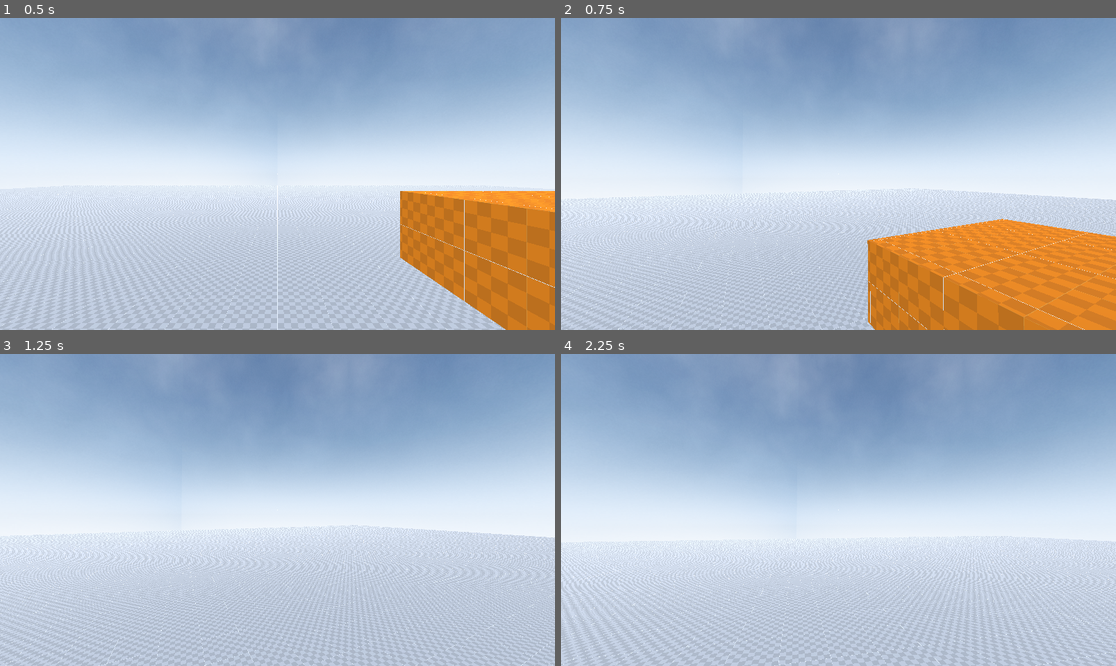
Above: before the commit, frames 1-4 (two rows, left to right).
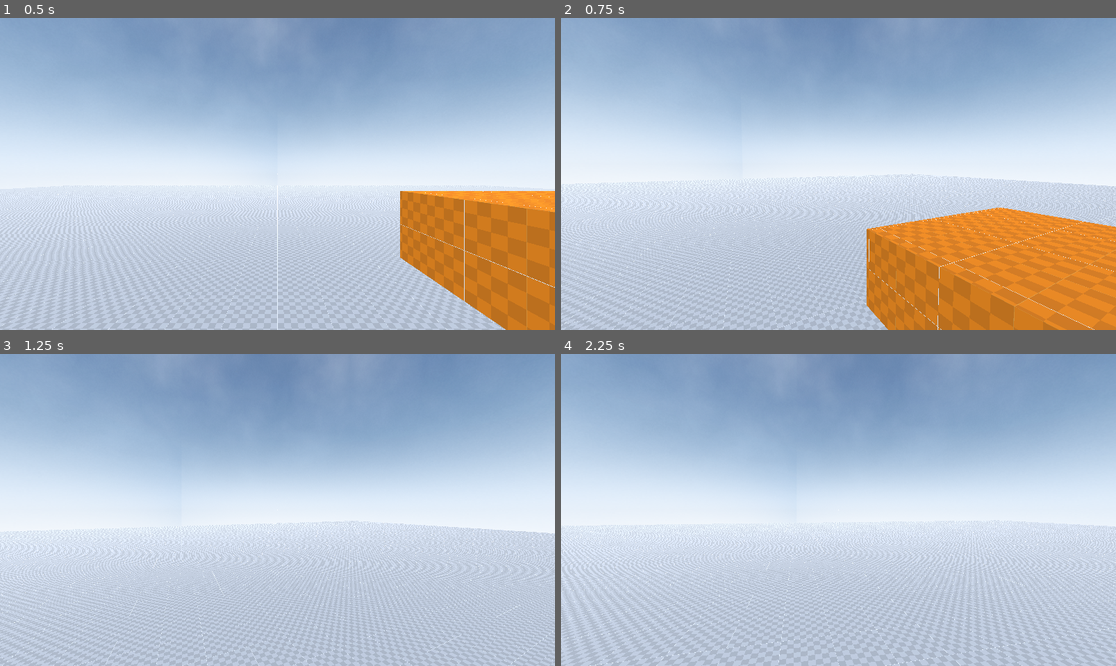
Above: after the commit, the same moments.

Repository: Emaleth/Anathema_old
Game: Godot game, scene res://world.tscn
Same seed, same stepped clock (60 frames per second), same inputs: the game is played once before the commit and once after it.
Inputs (mouse positions are in pixels of both pictures, inside the frame that each line leads up to):
- Up to frame 1 (0.5 s): no input
- Up to frame 2 (0.75 s): move the mouse to (866, 174) at 0.52 s; hold W (move_forward) from 0.53 s (still down); hold Space (jump) from 0.53 s (still down); click (866, 174) at 0.67 s
- Up to frame 3 (1.25 s): keep holding W (move_forward); keep holding Space (jump)
- Up to frame 4 (2.25 s): keep holding W (move_forward); move the mouse to (810, 510) at 1.27 s; release Space (jump) at 1.28 s; tap C (crouch) at 1.35 s; tap Space (jump) at 1.52, 1.55, 1.82 s; move the mouse to (849, 503) at 2.02 s; hold Space (jump) from 2.03 s (still down); click (849, 503) at 2.1 s

Frame 1 is identical in both runs. In frame 2, 12% of the frame differs, in the area x 0-100%, y 33-100%; in frame 3, 7.1%; in frame 4, 12%.

Commit message:
Changes to be committed: 	modified:   source/actors/player/player.gd 	modified:   source/actors/player/player.tscn

Diff:
--- a/source/actors/player/player.gd
+++ b/source/actors/player/player.gd
@@ -31,8 +31,10 @@
 @onready var footsteps_audio := $FootstepsAudio
 @onready var breathing_audio := $Head/BreathingAudio
 @onready var footstep_timer := $FootstepTimer
+@onready var animation_player := $AnimationPlayer
 
 var head_tilt := 0.0
+var head_tilt_degrees := 5.0
 
 func _ready():
 	Input.mouse_mode = Input.MOUSE_MODE_CAPTURED
@@ -49,6 +51,7 @@
 		crouching = false
 
 	if Input.is_action_pressed("jump") and is_on_floor():
+		animation_player.play("jump")
 		velocity.y = JUMP_VELOCITY
 
 	var input_dir = Input.get_vector("move_left", "move_right", "move_forward", "move_backward")
@@ -62,7 +65,7 @@
 
 	move_and_slide()
 
-	camera.rotation_degrees.z = lerp(camera.rotation_degrees.z, 5.0 * clamp(head_tilt, -1.0, 1.0), 0.1)
+	camera.rotation_degrees.z = lerp(camera.rotation_degrees.z, head_tilt_degrees * sign(head_tilt), 0.1)
 	head_tilt = 0.0
 
 	if crouching:
@@ -90,7 +93,6 @@
 		camera.rotation_degrees.x = clamp(camera.rotation_degrees.x, -90, 90)
 
 
-
 func footsteps():
 	if is_on_floor() && velocity.length() > 0.0:
 		footsteps_audio.stream = footstep_sounds.pick_random()
--- a/source/actors/player/player.tscn
+++ b/source/actors/player/player.tscn
@@ -9,6 +9,67 @@
 [sub_resource type="CapsuleShape3D" id="CapsuleShape3D_ej0bd"]
 radius = 0.3
 height = 1.25
+
+[sub_resource type="Animation" id="Animation_ofuhs"]
+resource_name = "jump"
+length = 0.3
+tracks/0/type = "value"
+tracks/0/imported = false
+tracks/0/enabled = true
+tracks/0/path = NodePath("Head/Camera3D:position")
+tracks/0/interp = 1
+tracks/0/loop_wrap = true
+tracks/0/keys = {
+"times": PackedFloat32Array(0, 0.1, 0.3),
+"transitions": PackedFloat32Array(1, 1, 1),
+"update": 0,
+"values": [Vector3(0, 0, 0), Vector3(0, 0.1, 0), Vector3(0, 0, 0)]
+}
+tracks/1/type = "value"
+tracks/1/imported = false
+tracks/1/enabled = true
+tracks/1/path = NodePath("Head/Camera3D:rotation")
+tracks/1/interp = 1
+tracks/1/loop_wrap = true
+tracks/1/keys = {
+"times": PackedFloat32Array(0, 0.1, 0.3),
+"transitions": PackedFloat32Array(1, 1, 1),
+"update": 0,
+"values": [Vector3(0, 0, 0), Vector3(-0.0872665, 0, 0), Vector3(0, 0, 0)]
+}
+
+[sub_resource type="Animation" id="Animation_ftmxe"]
+length = 0.001
+tracks/0/type = "value"
+tracks/0/imported = false
+tracks/0/enabled = true
+tracks/0/path = NodePath("Head/Camera3D:position")
+tracks/0/interp = 1
+tracks/0/loop_wrap = true
+tracks/0/keys = {
+"times": PackedFloat32Array(0),
+"transitions": PackedFloat32Array(1),
+"update": 0,
+"values": [Vector3(0, 0, 0)]
+}
+tracks/1/type = "value"
+tracks/1/imported = false
+tracks/1/enabled = true
+tracks/1/path = NodePath("Head/Camera3D:rotation")
+tracks/1/interp = 1
+tracks/1/loop_wrap = true
+tracks/1/keys = {
+"times": PackedFloat32Array(0),
+"transitions": PackedFloat32Array(1),
+"update": 0,
+"values": [Vector3(0, 0, 0)]
+}
+
+[sub_resource type="AnimationLibrary" id="AnimationLibrary_twy8m"]
+_data = {
+"RESET": SubResource("Animation_ftmxe"),
+"jump": SubResource("Animation_ofuhs")
+}
 
 [node name="Player" type="CharacterBody3D"]
 script = ExtResource("1_k454m")
@@ -43,3 +104,8 @@
 
 [node name="RayCast3D" type="RayCast3D" parent="Head"]
 target_position = Vector3(0, 0.8, 0)
+
+[node name="AnimationPlayer" type="AnimationPlayer" parent="."]
+libraries = {
+"": SubResource("AnimationLibrary_twy8m")
+}
Not shown: 1 places in source/actors/player/player.tscn that only renumber resources
